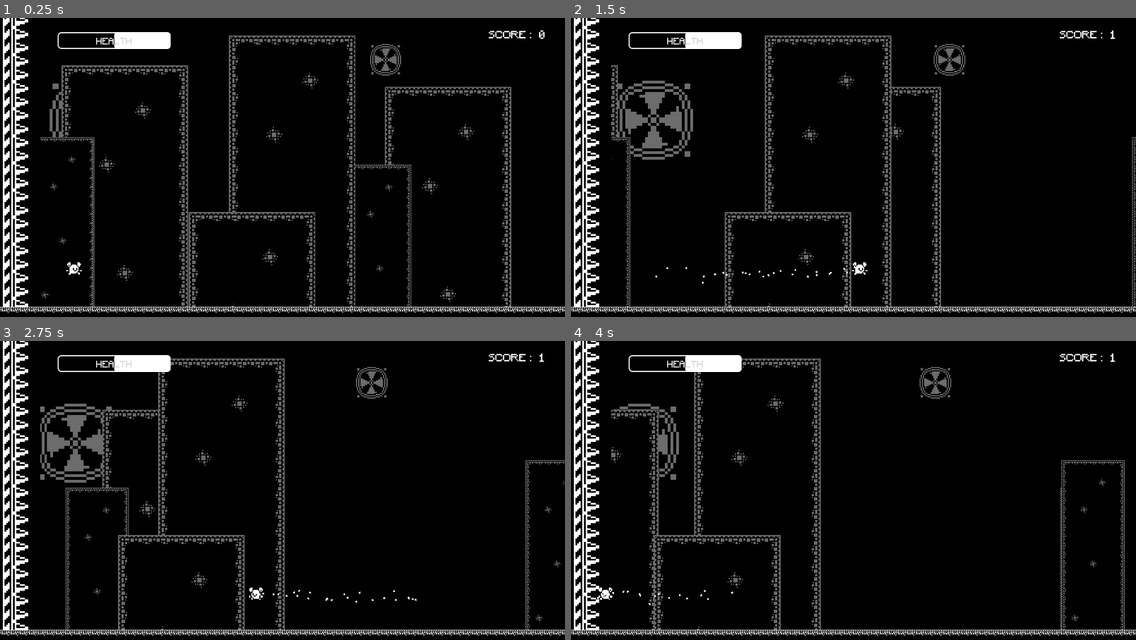
Above: before the commit, frames 1-4 (two rows, left to right).
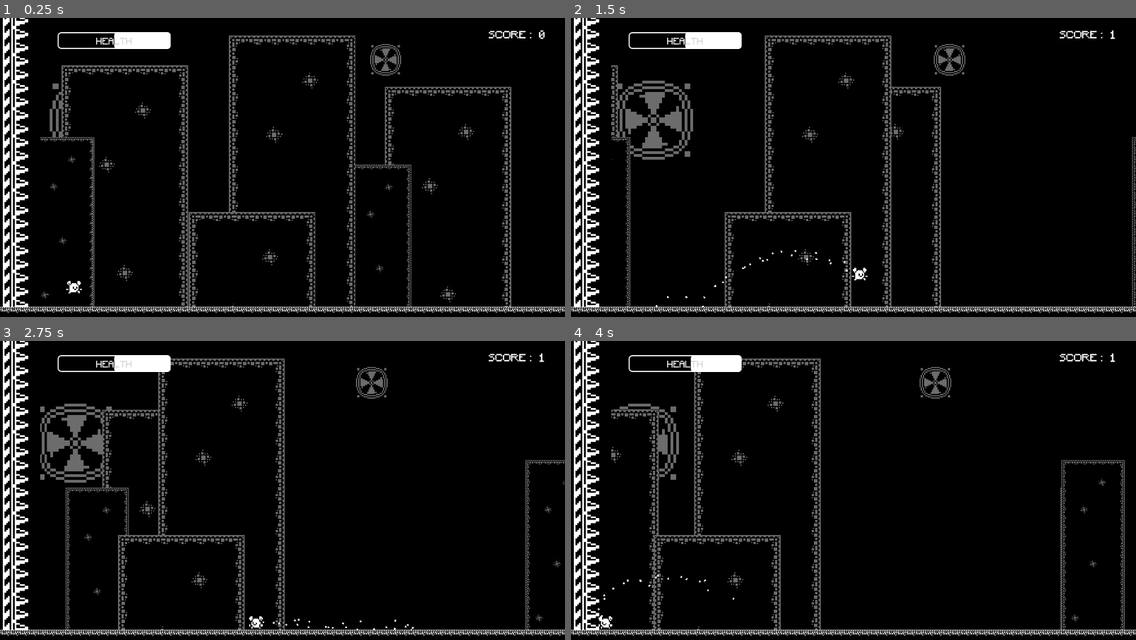
Above: after the commit, the same moments.

Repository: Kapioga/1BitFella
Game: Godot game, scene res://Scenes/main.tscn
Same seed, same stepped clock (60 frames per second), same inputs: the game is played once before the commit and once after it.
Inputs:
- Up to frame 1 (0.25 s): no input
- Up to frame 2 (1.5 s): hold Right (Right) from 0.53 s (still down); tap Space (Jump) at 0.77 s
- Up to frame 3 (2.75 s): tap Space (Jump) at 1.52 s; release Right (Right) at 2.03 s; hold A (Left) from 2.03 s (still down)
- Up to frame 4 (4 s): keep holding A (Left); tap Space (Jump) at 3.02, 3.77 s

The runs differ from the first frame. In frame 1, 0.2% of the frame differs, in the area x 11-15%, y 81-93%; in frame 2, 0.2%; in frame 3, 0.3%; in frame 4, 0.3%, in the area x 4-29%, y 4-97%.
Error before the commit: Invalid access to property or key 'value' on a base object of type 'Nil'. (res://Scripts/player.gd:5)

Commit message:
player damaged by wall

Diff:
--- a/Scripts/player.gd
+++ b/Scripts/player.gd
@@ -2,7 +2,7 @@
 
 #Health variables
 @onready var h_bar = $"../HealthBar/HBar"
-var player_health = h_bar.value
+var player_health = 100
 
 # Movement variables
 const SPEED = 400.0
@@ -50,6 +50,8 @@
 
 
 func entered_spike_wall(area):
+	player_health = h_bar.value
 	print("Oof, you touched the wall!")
-	player_health -= 1
+	player_health -= 5
+	h_bar.value = player_health
 	print("Players health is: ", str(player_health))
